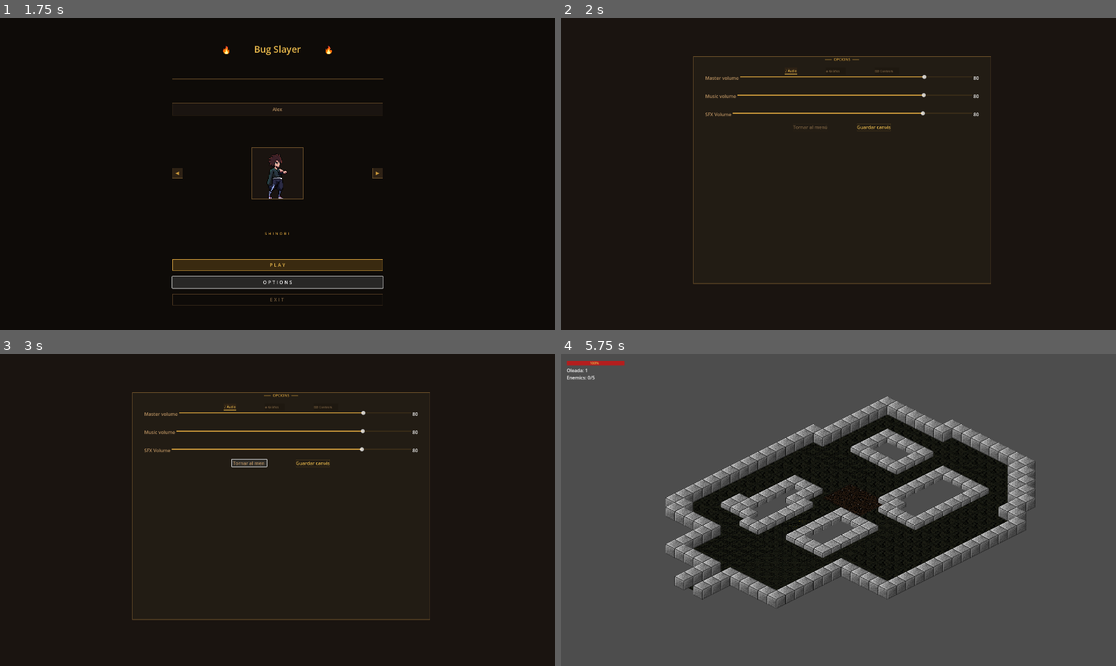
Above: before the commit, frames 1-4 (two rows, left to right).
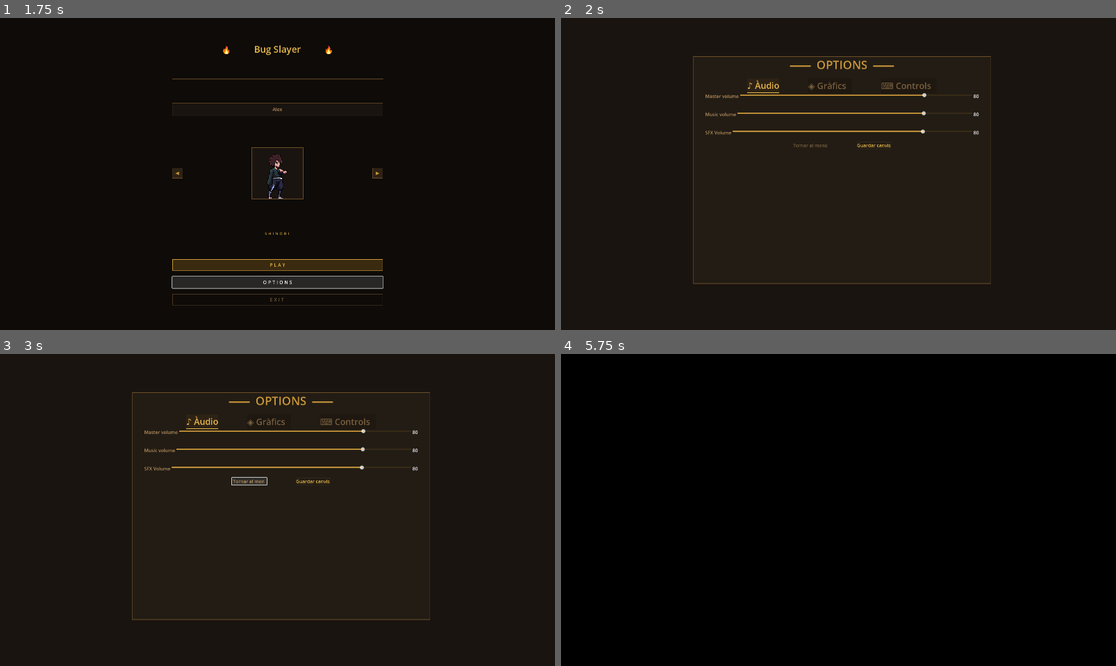
Above: after the commit, the same moments.

Repository: alzaaa6/practica4_Godot
Game: Godot game, scene res://SCENES/PantallaInici.tscn
The game is run twice, just before and just after one commit, with the same random seed, the same clock (stepped at 60 frames per second) and the same inputs. Sound files missing from this copy of the repository are replaced by a short silence.
Inputs (mouse positions are in pixels of both pictures, inside the frame that each line leads up to):
- Up to frame 1 (1.75 s): click (277, 108) at 0.52 s; type "Alex" at 0.6 s; click "OPTIONS" at 1.25 s
- Up to frame 2 (2 s): no input
- Up to frame 3 (3 s): tap Enter (ui_accept) at 2 s; hold D (move_right) 2.03-2.75 s; hold Enter (ui_accept) 2.03-2.75 s; click "Tornar al menú" at 2.75 s
- Up to frame 4 (5.75 s): click "PLAY" at 3.5 s; click "PLAY" at 4.25 s; click "◀" at 5 s

Frame 1 is identical in both runs. In frame 2, 1.1% of the frame differs, in the area x 26-76%, y 12-42%; in frame 3, 1.2%; in frame 4, 90%, in the area x 0-100%, y 0-100%.
Error in both runs: Cannot call method 'change_scene_to_file' on a null value. (res://SCRIPTS/pantalla_inici.gd:44)

Commit message:
Text historia

Diff:
--- /dev/null
+++ b/SCENES/Intro.tscn
@@ -0,0 +1,80 @@
+[gd_scene load_steps=5 format=3 uid="uid://dtqqr5ea14ldt"]
+
+[ext_resource type="Script" uid="uid://b2mlfx5kkl5xj" path="res://SCRIPTS/intro.gd" id="1_6p0fx"]
+[ext_resource type="AudioStream" uid="uid://uq1856nw3p05" path="res://ASSETS/SOUNDS/efecto-de-sonido-de-maquina-de-escribir.ogg" id="2_671uy"]
+
+[sub_resource type="StyleBoxFlat" id="StyleBoxFlat_6p0fx"]
+content_margin_left = 40.0
+content_margin_right = 40.0
+bg_color = Color(0.101960786, 0.078431375, 0.0627451, 1)
+border_width_left = 2
+border_width_top = 2
+border_width_right = 2
+border_width_bottom = 2
+border_color = Color(0.41960785, 0.30980393, 0.16470589, 1)
+
+[sub_resource type="FontVariation" id="FontVariation_6p0fx"]
+spacing_glyph = 2
+
+[node name="Intro" type="CanvasLayer"]
+script = ExtResource("1_6p0fx")
+
+[node name="Fons" type="ColorRect" parent="."]
+anchors_preset = 15
+anchor_right = 1.0
+anchor_bottom = 1.0
+grow_horizontal = 2
+grow_vertical = 2
+mouse_filter = 2
+color = Color(0, 0, 0, 1)
+metadata/_edit_use_anchors_ = true
+
+[node name="CaixaText" type="PanelContainer" parent="."]
+custom_minimum_size = Vector2(0, 120)
+anchors_preset = 12
+anchor_top = 1.0
+anchor_right = 1.0
+anchor_bottom = 1.0
+offset_top = -160.0
+offset_bottom = -40.0
+grow_horizontal = 2
+grow_vertical = 0
+theme_override_styles/panel = SubResource("StyleBoxFlat_6p0fx")
+
+[node name="MarginContainer" type="MarginContainer" parent="CaixaText"]
+layout_mode = 2
+
+[node name="VBoxContainer" type="VBoxContainer" parent="CaixaText/MarginContainer"]
+layout_mode = 2
+
+[node name="LabelNom" type="Label" parent="CaixaText/MarginContainer/VBoxContainer"]
+layout_mode = 2
+theme_override_colors/font_color = Color(0.72156864, 0.5647059, 0.3764706, 1)
+theme_override_fonts/font = SubResource("FontVariation_6p0fx")
+theme_override_font_sizes/font_size = 13
+
+[node name="LabelText" type="Label" parent="CaixaText/MarginContainer/VBoxContainer"]
+layout_mode = 2
+theme_override_colors/font_color = Color(0.72156864, 0.5647059, 0.3764706, 1)
+theme_override_font_sizes/font_size = 13
+autowrap_mode = 2
+
+[node name="LabelContinuar" type="Label" parent="."]
+anchors_preset = 3
+anchor_left = 1.0
+anchor_top = 1.0
+anchor_right = 1.0
+anchor_bottom = 1.0
+offset_left = -189.0
+offset_top = -79.0
+offset_right = -40.0
+offset_bottom = -56.0
+grow_horizontal = 0
+grow_vertical = 0
+theme_override_colors/font_color = Color(0.41960785, 0.30980393, 0.16470589, 1)
+theme_override_font_sizes/font_size = 11
+text = "▼ Prem ESPAI per continuar"
+
+[node name="SFXEscriure" type="AudioStreamPlayer" parent="."]
+stream = ExtResource("2_671uy")
+bus = &"SFX"
--- a/SCENES/Joc.tscn
+++ b/SCENES/Joc.tscn
@@ -1,10 +1,11 @@
-[gd_scene load_steps=6 format=3 uid="uid://448rht3dox7y"]
+[gd_scene load_steps=7 format=3 uid="uid://448rht3dox7y"]
 
 [ext_resource type="PackedScene" uid="uid://0pm7pkrkedpj" path="res://SCENES/Arena.tscn" id="1_0iq66"]
 [ext_resource type="Script" uid="uid://dmuv050j5usbg" path="res://SCRIPTS/joc.gd" id="1_slpsx"]
 [ext_resource type="PackedScene" uid="uid://ob8j52w4w64r" path="res://SCENES/Hud.tscn" id="2_dwluj"]
 [ext_resource type="AudioStream" uid="uid://hux805c0jgf7" path="res://ASSETS/SOUNDS/musica_fons.ogg" id="3_51oj1"]
 [ext_resource type="PackedScene" uid="uid://ocubepkwgjh" path="res://SCENES/Options.tscn" id="5_qpiyl"]
+[ext_resource type="PackedScene" uid="uid://dtqqr5ea14ldt" path="res://SCENES/Intro.tscn" id="6_336ir"]
 
 [node name="Joc" type="Node2D"]
 script = ExtResource("1_slpsx")
@@ -16,7 +17,6 @@
 
 [node name="MusicPlayer" type="AudioStreamPlayer2D" parent="."]
 stream = ExtResource("3_51oj1")
-autoplay = true
 bus = &"Music"
 
 [node name="UILayer" type="CanvasLayer" parent="."]
@@ -24,3 +24,5 @@
 
 [node name="OptionsOverlay" parent="UILayer" instance=ExtResource("5_qpiyl")]
 visible = false
+
+[node name="Intro" parent="." instance=ExtResource("6_336ir")]
--- a/SCENES/Options.tscn
+++ b/SCENES/Options.tscn
@@ -101,8 +101,8 @@
 [node name="LabelOpcions" type="Label" parent="PanelContainer/VBoxContainer"]
 layout_mode = 2
 theme_override_colors/font_color = Color(0.7882353, 0.5921569, 0.22745098, 1)
-theme_override_font_sizes/font_size = 13
-text = "⸻  OPCIONS  ⸻"
+theme_override_font_sizes/font_size = 40
+text = "⸻  OPTIONS  ⸻"
 horizontal_alignment = 1
 
 [node name="TabContainer" type="TabContainer" parent="PanelContainer/VBoxContainer"]
@@ -110,7 +110,7 @@
 theme_override_colors/font_selected_color = Color(0.9098039, 0.72156864, 0.29411766, 1)
 theme_override_colors/font_unselected_color = Color(0.47843137, 0.3764706, 0.2509804, 1)
 theme_override_constants/tab_separation = 100
-theme_override_font_sizes/font_size = 11
+theme_override_font_sizes/font_size = 30
 theme_override_styles/panel = SubResource("StyleBoxFlat_tr7gc")
 theme_override_styles/tab_unselected = SubResource("StyleBoxFlat_j45cl")
 theme_override_styles/tab_selected = SubResource("StyleBoxFlat_7atj1")
--- /dev/null
+++ b/SCRIPTS/intro.gd
@@ -0,0 +1,84 @@
+extends CanvasLayer
+
+@onready var fons: ColorRect = $Fons
+@onready var caixa: PanelContainer = $CaixaText
+@onready var label_nom: Label = $CaixaText/MarginContainer/VBoxContainer/LabelNom
+@onready var label_text: Label = $CaixaText/MarginContainer/VBoxContainer/LabelText
+@onready var label_continuar: Label = $LabelContinuar
+@onready var sfx_escriure: AudioStreamPlayer = $SFXEscriure
+
+signal intro_acabada
+
+const TEXTOS := [
+	{
+		"nom": "Narrador",
+		"text": "Les terres de Valdrim eren un lloc de pau... fins que les criatures de les tenebres van despertar dels seus somnis eterns."
+	},
+	{
+		"nom": "Narrador",
+		"text": "Legions de monstres han envaït els dungeons sagrats, amenaçant tot allò que els habitants d'aquest món estimen."
+	},
+	{
+		"nom": "Heroi",
+		"text": "Només un guerrer valent pot aturar aquesta invasió. El moment ha arribat. Prepara't per lluitar!"
+	},
+]
+
+var index_actual := 0
+var escrivint := false
+var text_complet := false
+
+func _ready() -> void:
+	caixa.visible = false
+	label_continuar.visible = false
+	await get_tree().create_timer(0.5).timeout
+	_mostrar_text(0)
+
+func _mostrar_text(index: int) -> void:
+	index_actual = index
+	caixa.visible = true
+	label_continuar.visible = false
+	label_nom.text = TEXTOS[index]["nom"]
+	label_text.text = ""
+	escrivint = true
+	text_complet = false
+	sfx_escriure.play()  # comença el bucle
+
+	var text_final: String = TEXTOS[index]["text"]
+	for c in text_final:
+		if not escrivint:
+			break
+		label_text.text += c
+		await get_tree().create_timer(0.03).timeout
+
+	if escrivint:
+		escrivint = false
+		sfx_escriure.stop()
+		label_text.text = TEXTOS[index_actual]["text"]
+		text_complet = true
+		label_continuar.visible = true
+
+func _input(event: InputEvent) -> void:
+	if not visible:
+		return
+	if event.is_action_pressed("ui_accept"):
+		if escrivint:
+			escrivint = false
+			label_text.text = TEXTOS[index_actual]["text"]
+			text_complet = true
+			label_continuar.visible = true
+		elif text_complet:
+			index_actual += 1
+			if index_actual >= TEXTOS.size():
+				_acabar_intro()
+			else:
+				_mostrar_text(index_actual)
+
+func _acabar_intro() -> void:
+	caixa.visible = false
+	label_continuar.visible = false
+	var tween := create_tween()
+	tween.tween_property(fons, "color", Color(0, 0, 0, 0), 1.5)
+	await tween.finished
+	intro_acabada.emit()
+	queue_free()
--- a/SCRIPTS/joc.gd
+++ b/SCRIPTS/joc.gd
@@ -1,6 +1,10 @@
 extends Node2D
 
 @onready var options_overlay = $UILayer/OptionsOverlay
+@onready var intro: CanvasLayer = $Intro
+
+func _ready() -> void:
+	intro.intro_acabada.connect(_on_intro_acabada)
 
 func _process(delta: float) -> void:
 	if GameManager.partida_acabada:
@@ -31,3 +35,6 @@
 	get_tree().paused = pausat
 	options_overlay.visible = pausat
 	GameManager.in_game = pausat
+
+func _on_intro_acabada() -> void:
+	$MusicPlayer.play()
Binary file removed: ASSETS/Fighter_idle.png
Not shown, removed: ASSETS/Fighter_idle.png.import
Not shown, added: ASSETS/SOUNDS/efecto-de-sonido-de-maquina-de-escribir.ogg.import
Not shown, removed: ASSETS/Samurai_idle.png.import
Binary file removed: ASSETS/Shinobi_idle.png
Not shown, removed: ASSETS/Shinobi_idle.png.import
Binary file removed: ASSETS/personatge1.png
Not shown, removed: ASSETS/personatge1.png.import
Binary file removed: ASSETS/personatge2.png
Not shown, removed: ASSETS/personatge2.png.import
Binary file removed: ASSETS/personatge3.png
Not shown, removed: ASSETS/personatge3.png.import
(and 2 more such lines)
